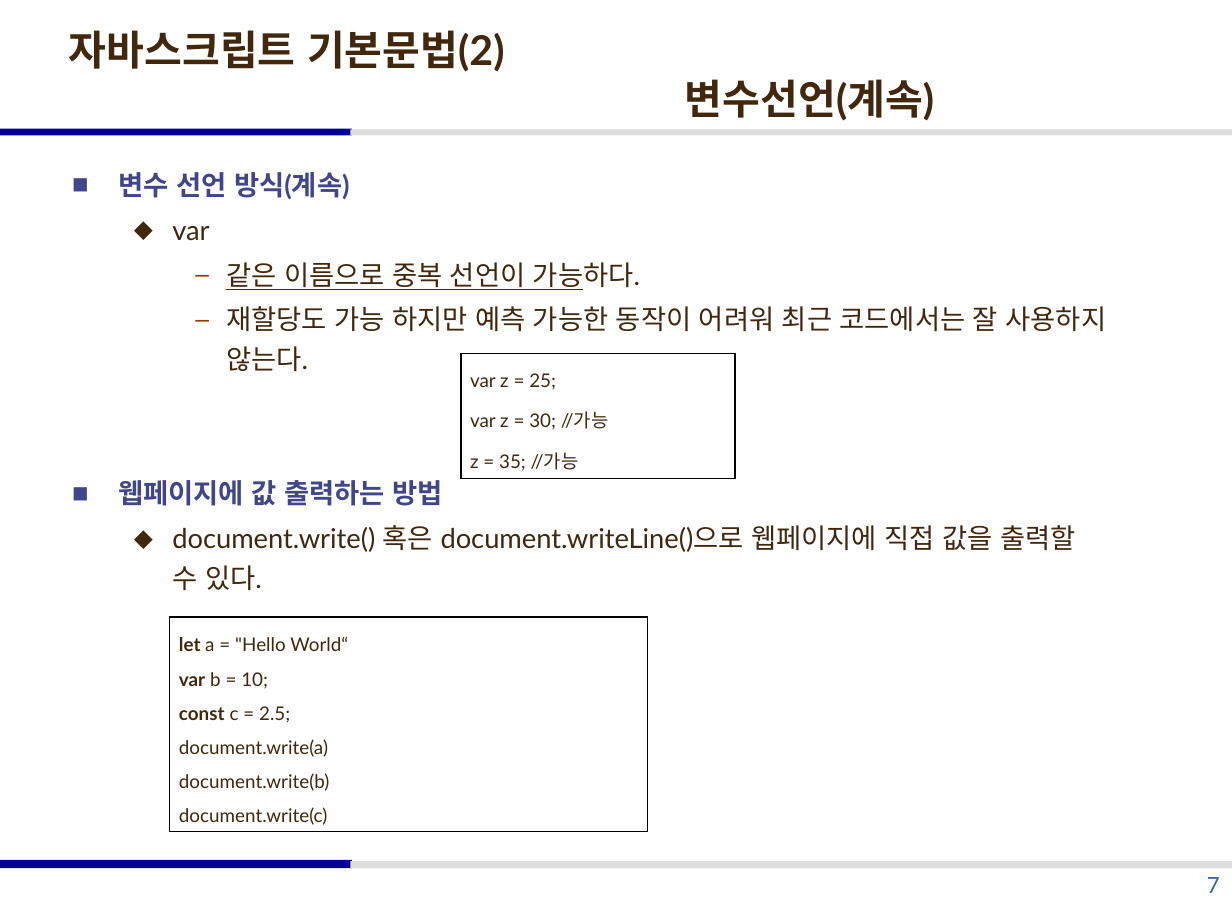
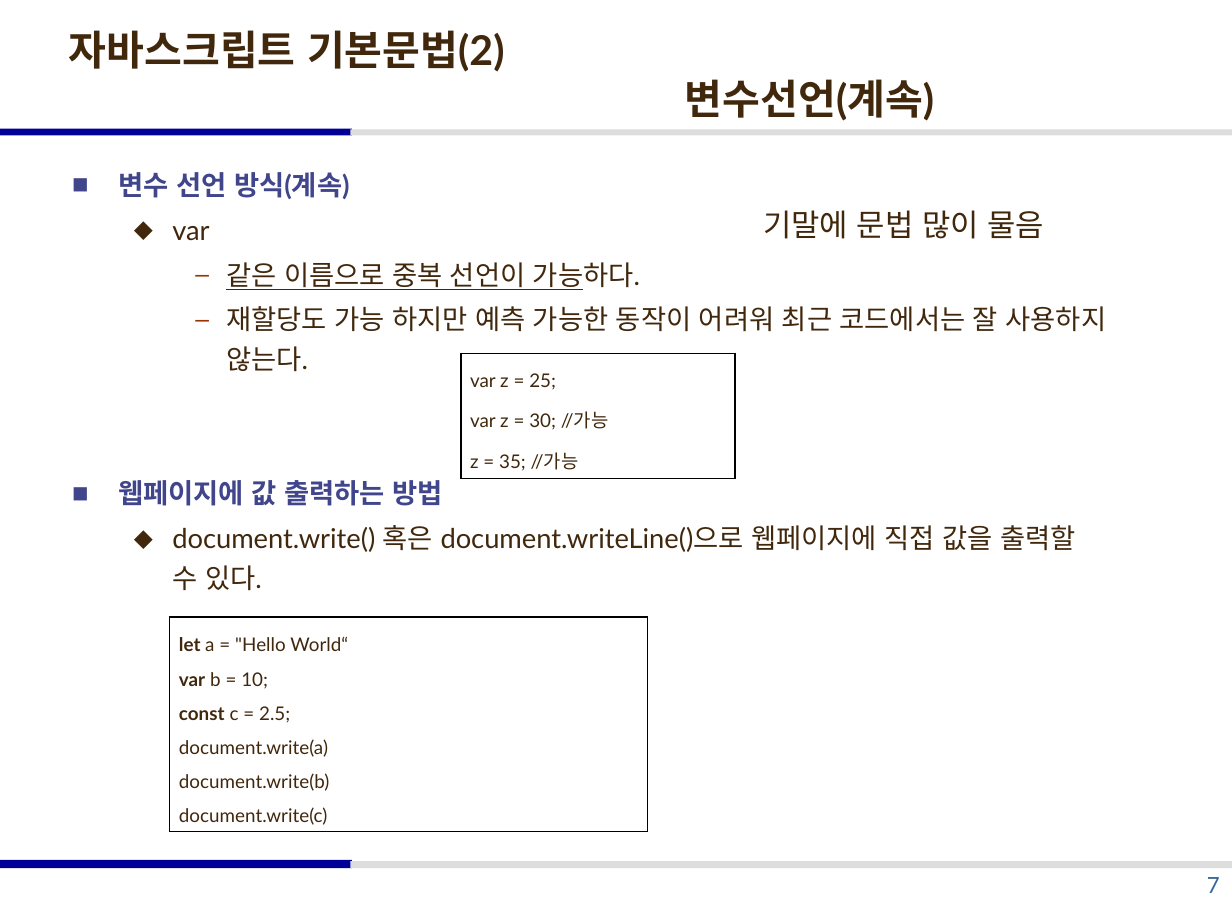
Before and after one commit to ilikecyberpunk/2-, a slide deck: slide 7 of 1학기/웹 프로그래밍/2026_웹 프로그래밍_part5.pptx. Drawn at 1232x924 pixels with LibreOffice and Linux fonts; fonts in the diff are those of the drawing. Boxes give left, top, right and bottom in pixels: in the first picture for what was removed or moved away, otherwise in the second. Text is boxed around its words. In the diff, an @@ line names an element or a change of style, - is before the commit and + after.

```diff
--- a/1학기/웹 프로그래밍/2026_웹 프로그래밍_part5.pptx
+++ b/1학기/웹 프로그래밍/2026_웹 프로그래밍_part5.pptx
@@ text added at [763,210,1044,239], 18 pt, text #41280D @@
+기말에 문법 많이 물음
```
Also in this commit, not shown: 2 other slides changed, 23 other files.
